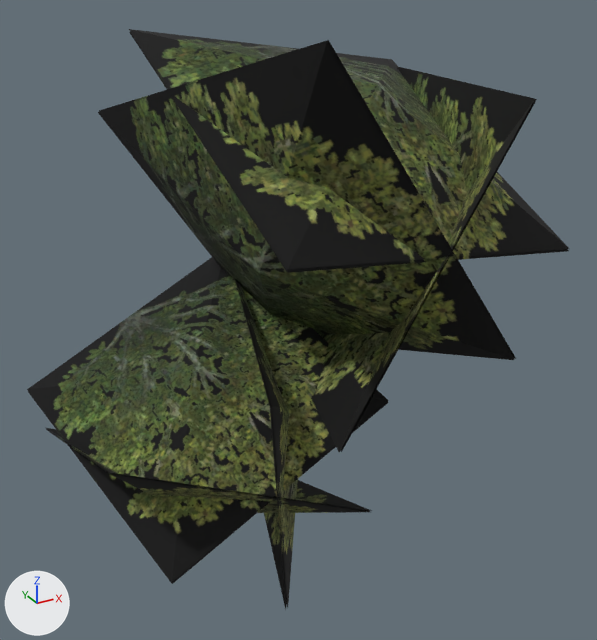
The OBJ model sceneobjs/huodong_fuben_234/huodong_fuben_234_dimian_01_b.obj, before and after one commit.
Both versions are drawn from a 50 mm lens placed at (-164.0, -383.0, 153.0), pointed at (3.0, -80.0, 2.0). The lights are fixed; the arrows at lower left show +X, +Y and +Z. Where no turn or scale is listed for an object, it has been applied to the vertices.

The first picture shows 'huodong_fuben_234_dimian_01_b'.
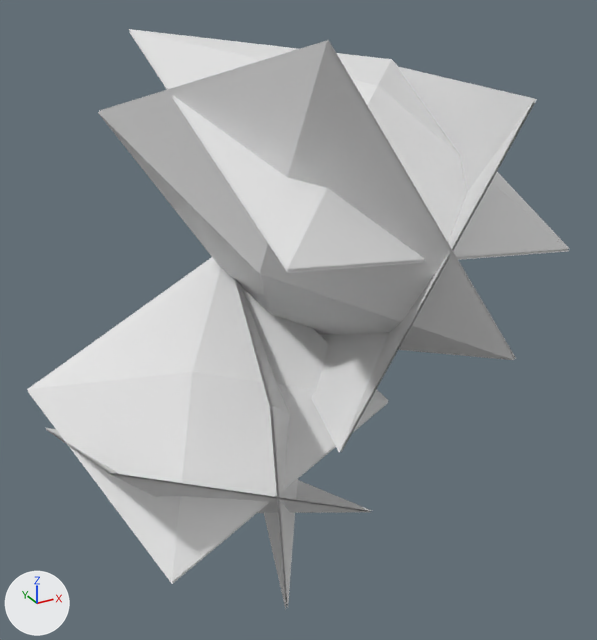
What differs and where, as boxes [x1, y1, x2, y2] in the pictures (597 x 640 px):
```json
{"object": "huodong_fuben_234_dimian_01_b", "change": "recoloured", "before": [27, 29, 570, 610], "after": [27, 29, 570, 610]}
```

Edits to the scene script, one JSON object a line:
```json
{"op": "add", "block": "mat_material_1_1", "code": ["mat_material_1_1 = principled_material('material_1')", "mat_material_1_1.base_color = (0.8, 0.8, 0.8)  # white #e7e7e7", "mat_material_1_1.roughness = 1.0"]}
{"block": "me_huodong_fuben_234_dimian_01_b", "where": "me_huodong_fuben_234_dimian_01_b.from_pydata(...)  # 60 vertices, 48 faces; spans x -108.0..108.0, y -160.0..2.0, z -129.0..129.0"}
{"op": "remove", "block": "me_huodong_fuben_234_dimian_01_b", "code": "me_huodong_fuben_234_dimian_01_b.materials.append(mat_material_1)  # picture img_huodong_fuben_234_dimian_01_02_png"}
{"op": "add", "block": "me_huodong_fuben_234_dimian_01_b", "code": "me_huodong_fuben_234_dimian_01_b.materials.append(mat_material_1_1)  # white #e7e7e7"}
```
